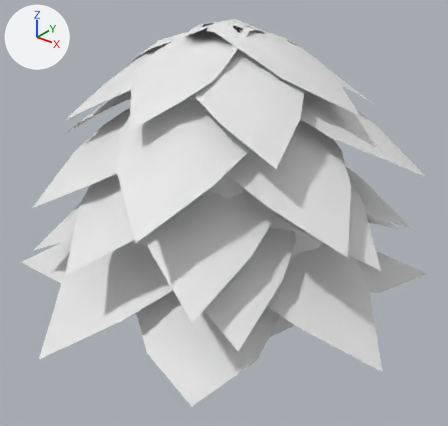
Before and after pictures for a commit that changed the FBX model Assets/Main/Art/Models/Props/Nature/Bush_Leafy.fbx.
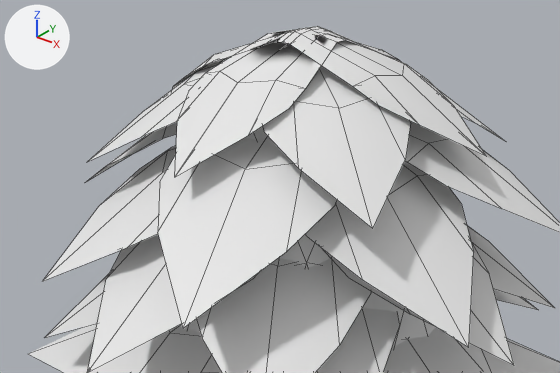
The first picture shows the older version from a 50 mm lens placed at (0.85, -1.061, 0.816), pointed at (0.041, -0.05, 0.189). The close-ups show both versions on the part from 0% to 93% of the width and 0% to 65% of the height of that picture. Every picture has the same lights, and +X, +Y and +Z are marked at upper left. The close-ups show mesh edges as thin lines. Where no turn or scale is listed for an object, it has been applied to the vertices.

Objects in the first close-up: 'Bush_Leafy'.
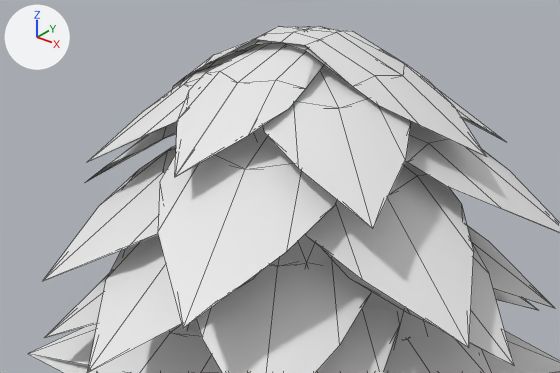
The edits, one by one:
me_bush_leafy is used by ob_bush_leafy; location (0.0, 0.0, 0.0).
me_bush_leafy had 592 vertices, 388 faces and spanned x -0.5..0.492, y -0.514..0.485, z 0.0..0.609.
me_bush_leafy now has 577 vertices, 356 faces and spans x -0.5..0.492, y -0.514..0.485, z 0.0..0.606.
Part 1, on me_bush_leafy:
30 vertices are removed from x -0.17..0.168, y -0.057..0.083, z 0.542..0.609.
52 faces are deleted.
4 vertices in x -0.068..0.067, y -0.004..0.025, z 0.595 move by (0.0, 0.0, -0.01).
4 vertices in x -0.035..0.034, y -0.002..0.024, z 0.601 move by (0.0, 0.0, -0.005).
15 vertices are added at x -0.055..0.053, y -0.067..0.091, z 0.59..0.606.
20 new faces join them.
Mesh me_bush_leafy_lod2 is new.
It has 362 vertices, 202 faces and spans x -0.5..0.492, y -0.514..0.485, z 0.0..0.606.
It uses material mat_nature (white #e7e7e7).
Object 'Bush_Leafy.LOD2' (ob_bush_leafy_lod2) is new; it shows me_bush_leafy_lod2.
Its location is (0.0, 0.0, 0.0).

Changed parts and their boxes (x1, y1, x2, y2) in the close-ups (560 x 373 px):
'Bush_Leafy.LOD2', added: after (29, 26, 560, 373)
part 1 of me_bush_leafy, cut back: before (173, 26, 417, 124); after (205, 26, 405, 88)
